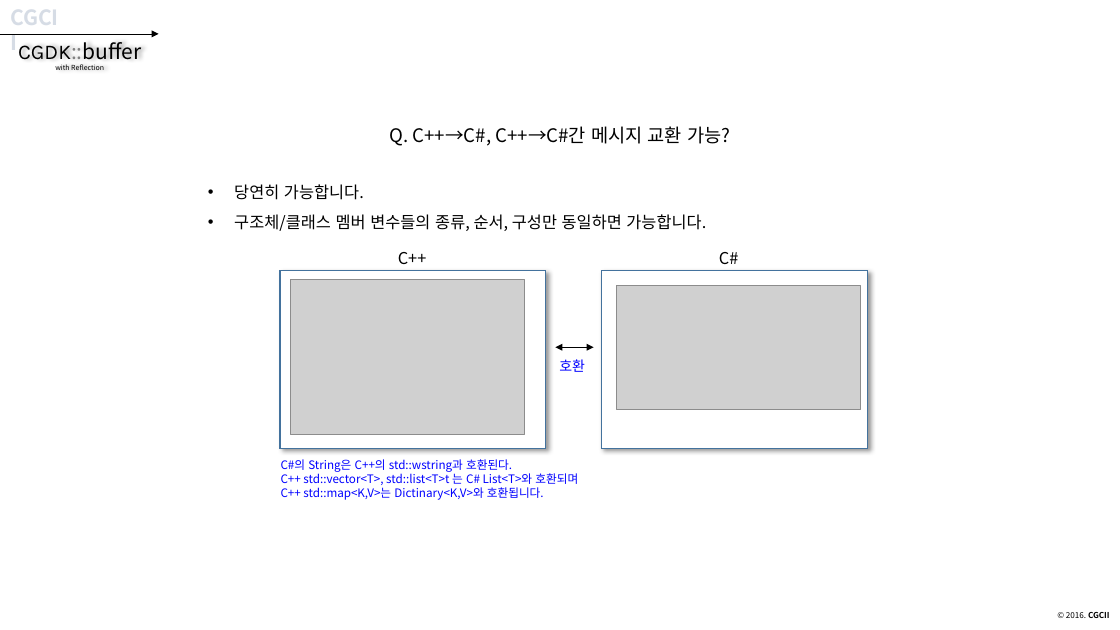
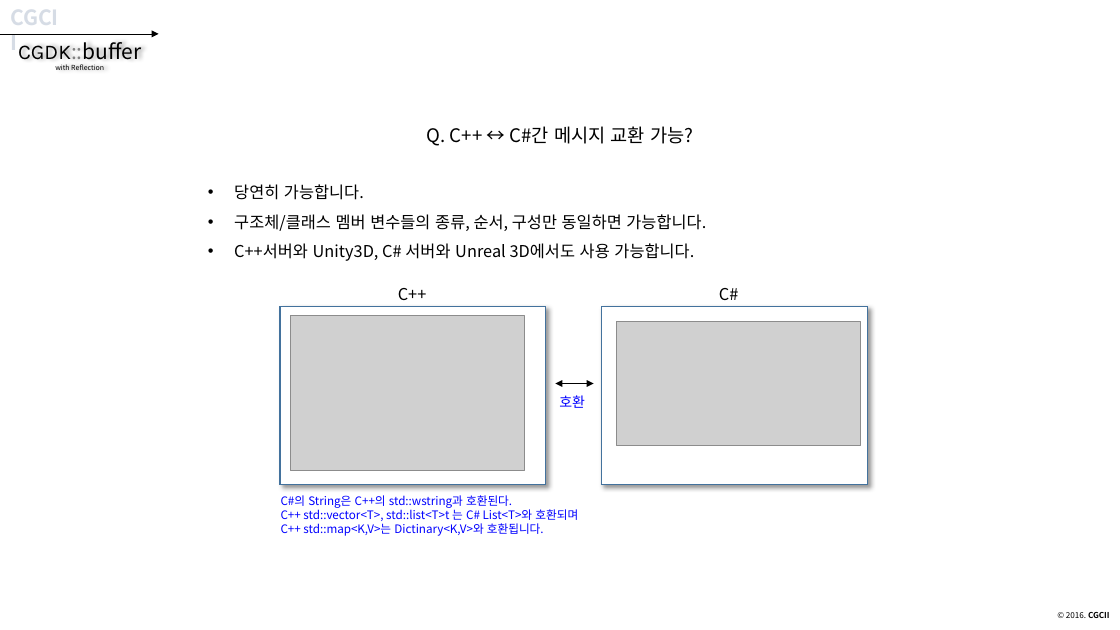
Before and after one commit to CGLabs/CGDK.buffer, a slide deck: slide 48 of C++/document/intruduce_CGDK.buffer.pptx (slide 47 before the commit). Drawn at 1120x630 pixels with LibreOffice and Linux fonts; fonts in the diff are those of the drawing; grey boxes stand for pictures. Boxes give left, top, right and bottom in pixels: in the first picture for what was removed or moved away, otherwise in the second. Text is boxed around its words. In the diff, an @@ line names an element or a change of style, - is before the commit and + after.

```diff
--- a/C++/document/intruduce_CGDK.buffer.pptx
+++ b/C++/document/intruduce_CGDK.buffer.pptx
@@ text at [427,126,693,146]: text changed @@
-Q. C++→C#, C++→C#간 메시지 교환 가능?
+Q. C++ ↔ C#간 메시지 교환 가능?
@@ text at [234,243,694,261]: paragraph added @@
+• C++서버와 Unity3D, C# 서버와 Unreal 3D에서도 사용 가능합니다.
@@ 4 texts, 2 pictures, 2 rectangles, 1 double arrow: place and size @@
-4 texts, 2 pictures, 2 rectangles, 1 double arrow at [280,252,867,500]
+4 texts, 2 pictures, 2 rectangles, 1 double arrow at [280,288,867,536]
```
Also in this commit, not shown: 17 other slides changed, 1 slide removed.
